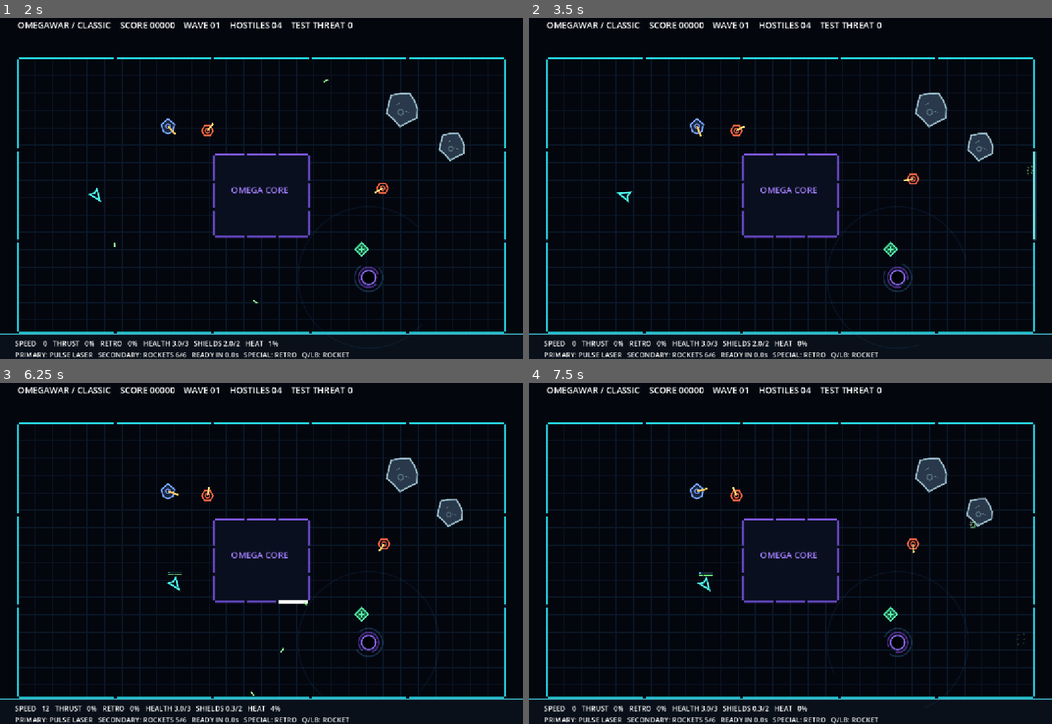
Above: before the commit, frames 1-4 (two rows, left to right).
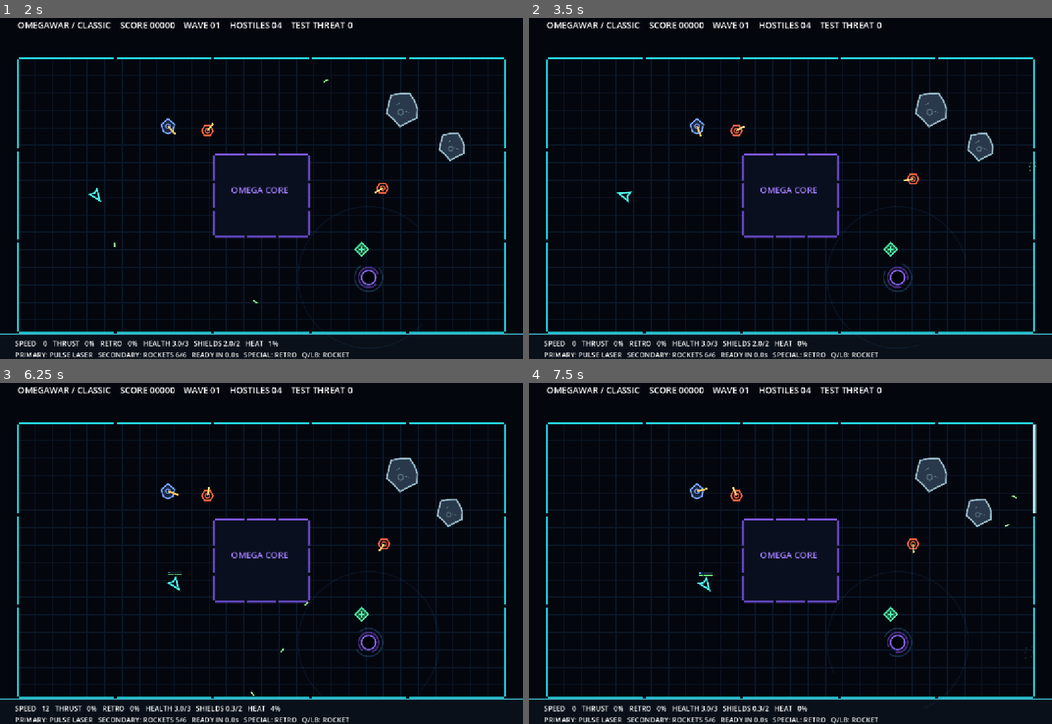
Above: after the commit, the same moments.

Repository: Jonty303/Project-OmegaWar
Game: Godot game, scene res://scenes/main.tscn
Two runs of this game, one before a commit and one after it. Both use one fixed random seed, a clock stepped at 60 frames per second and the inputs below.
Inputs (mouse positions are in pixels of both pictures, inside the frame that each line leads up to):
- Up to frame 1 (2 s): tap Enter (ui_accept) at 0.5, 0.77 s; move the mouse to (376, 168) at 0.52 s; hold D (turn_right) 0.53-1.25 s; hold Space (fire) 0.53-1.25 s; click (376, 168) at 0.67 s; drag from (156, 202) to (235, 253) at 1.27 s
- Up to frame 2 (3.5 s): move the mouse to (842, 106) at 2.02 s; hold D (turn_right) 2.03-2.75 s; hold Shift (special) 2.03-2.75 s; drag from (764, 253) to (633, 133) at 2.77 s
- Up to frame 3 (6.25 s): move the mouse to (418, 601) at 3.52 s; hold A (turn_left) 3.53-4.25 s; tap Q (fire_secondary) at 3.6 s; tap Enter (ui_accept) at 3.77, 5.75 s; drag from (104, 498) to (183, 461) at 4.27 s; move the mouse to (287, 550) at 5.02 s; hold S (brake) 5.03-5.75 s; hold Space (fire) 5.03-5.75 s; click (287, 550) at 5.17 s; drag from (183, 461) to (156, 567) at 5.77 s
- Up to frame 4 (7.5 s): move the mouse to (905, 533) at 6.52 s; hold W (thrust) 6.53-7.25 s; hold Shift (special) 6.53-7.25 s; tap Enter (ui_accept) at 6.77 s; drag from (685, 567) to (764, 618) at 7.27 s

Frame 1 is identical in both runs. In frame 2, 0.2% of the frame differs, in the area x 95-97%, y 39-66%; in frame 3, less than 0.1%; in frame 4, 0.4%, in the area x 83-98%, y 12-81%.

Commit message:
Make projectile gravity visibly overpower missile guidance near the singularity

Diff:
--- a/scripts/gravity_well.gd
+++ b/scripts/gravity_well.gd
@@ -8,9 +8,9 @@
 const MAX_PULL := 118.0
 # Projectiles feel a much stronger force than craft. Kept separate from
 # escape-balanced gravity so the well visibly bends shots and missiles.
-const BULLET_PULL_MULTIPLIER := 6.0
-const ROCKET_PULL_MULTIPLIER := 7.0
-const HOMING_PULL_MULTIPLIER := 6.5
+const BULLET_PULL_MULTIPLIER := 8.0
+const ROCKET_PULL_MULTIPLIER := 9.0
+const HOMING_PULL_MULTIPLIER := 14.0
 const SOFTENING := 78.0
 var spin := 0.0
 
